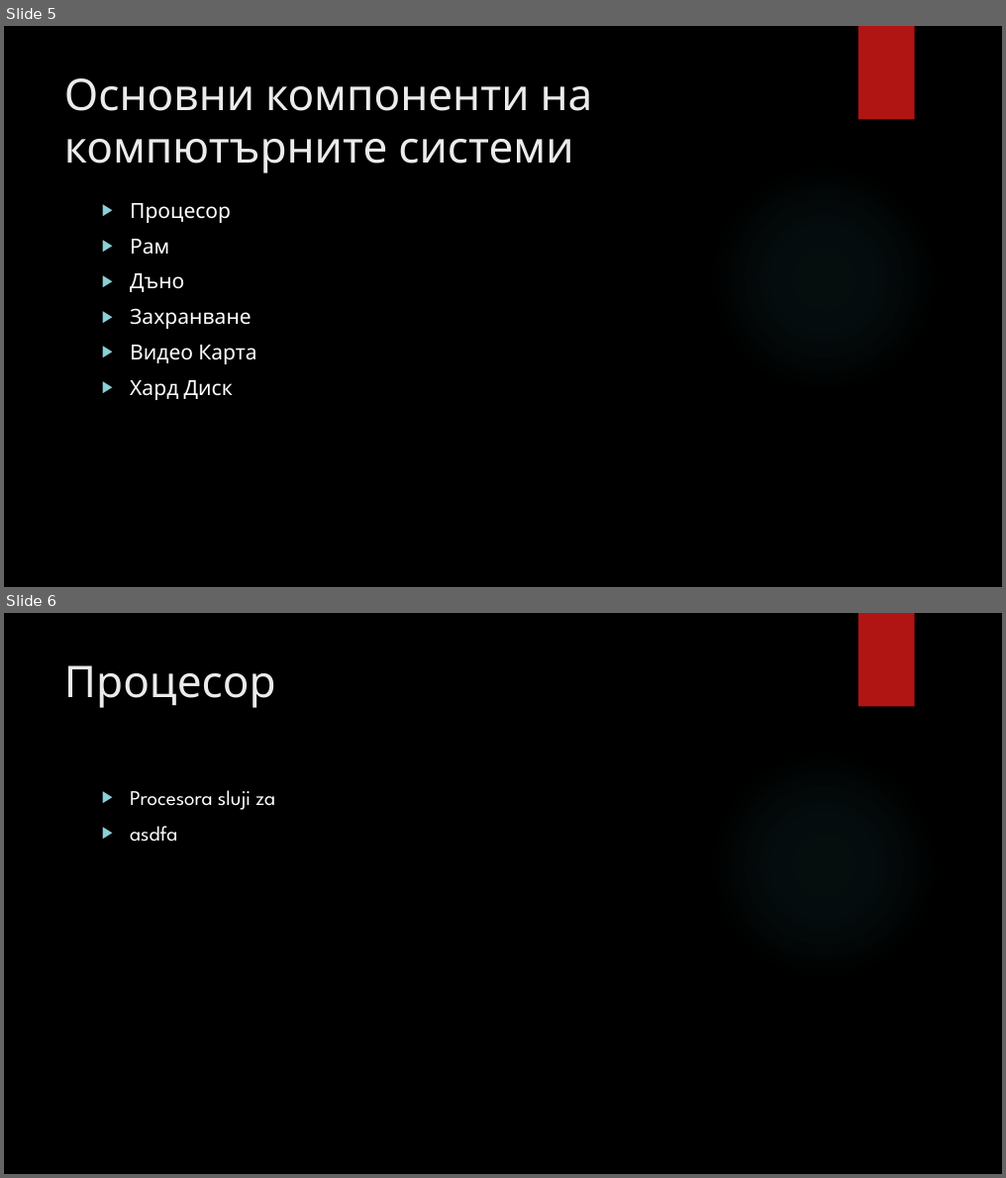
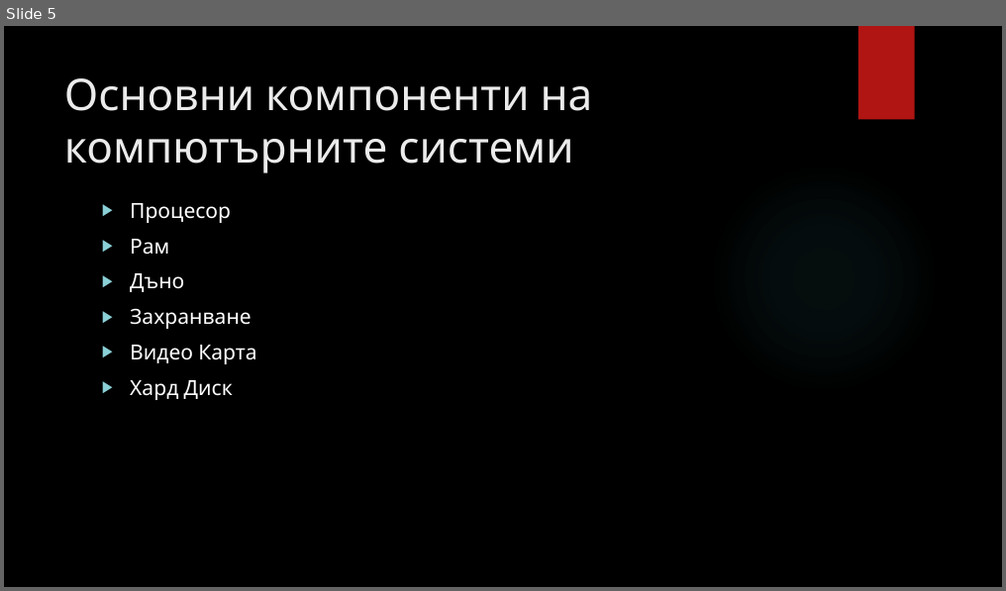
Before and after one commit to metodiev/IT-Olympics, a slide deck: Конспект за Олимпиада ИТ.pptx. Shown one above the other, each under a label of ours: slides 5 and 6 before the commit, slide 5 after it. The pictures are 1006x1178 and 1006x591 pixels, drawn with LibreOffice and Linux fonts; fonts in the diff are those of the drawing; background and template pictures are left out. Boxes give left, top, right and bottom in pixels: in the first picture for what was removed or moved away, otherwise in the second. Text is boxed around its words. In the diff, an @@ line names an element or a change of style, - is before the commit and + after.

```diff
--- a/Конспект за Олимпиада ИТ.pptx
+++ b/Конспект за Олимпиада ИТ.pptx
@@ slide 6 removed at (4, 613, 1002, 1174), background picture (left out); not listed: 2 template elements that a slide beside it also shows @@
@@ title removed at (64, 665, 276, 708) @@
-Процесор
@@ text removed at (130, 790, 275, 842) @@
-▶ Procesora sluji za
-▶ asdfa
```
Also in this commit, not shown: 1 slide added.
